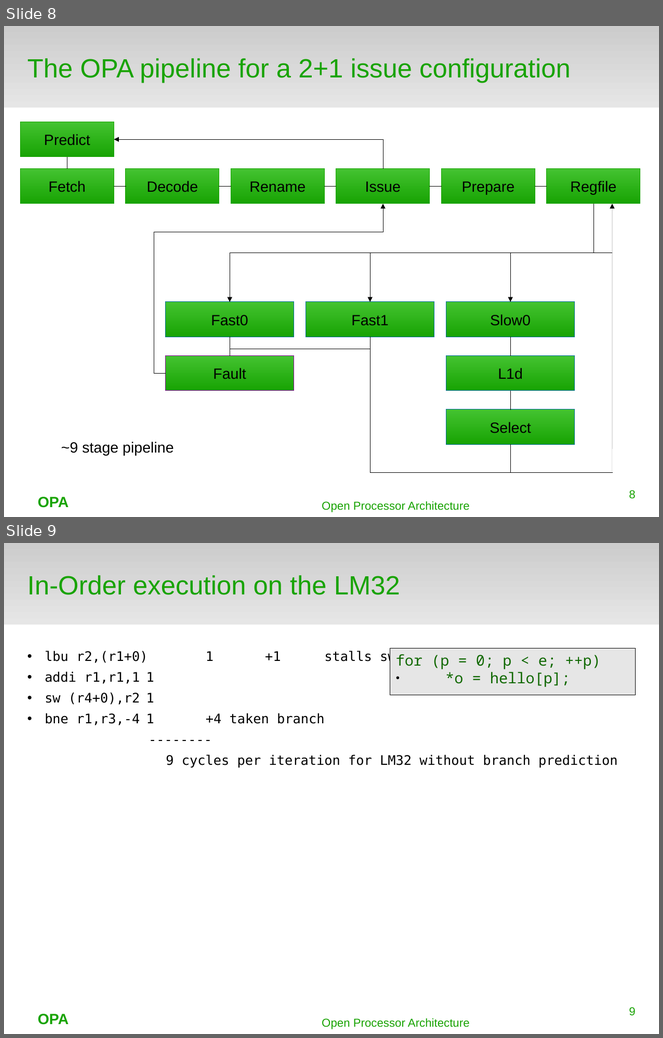
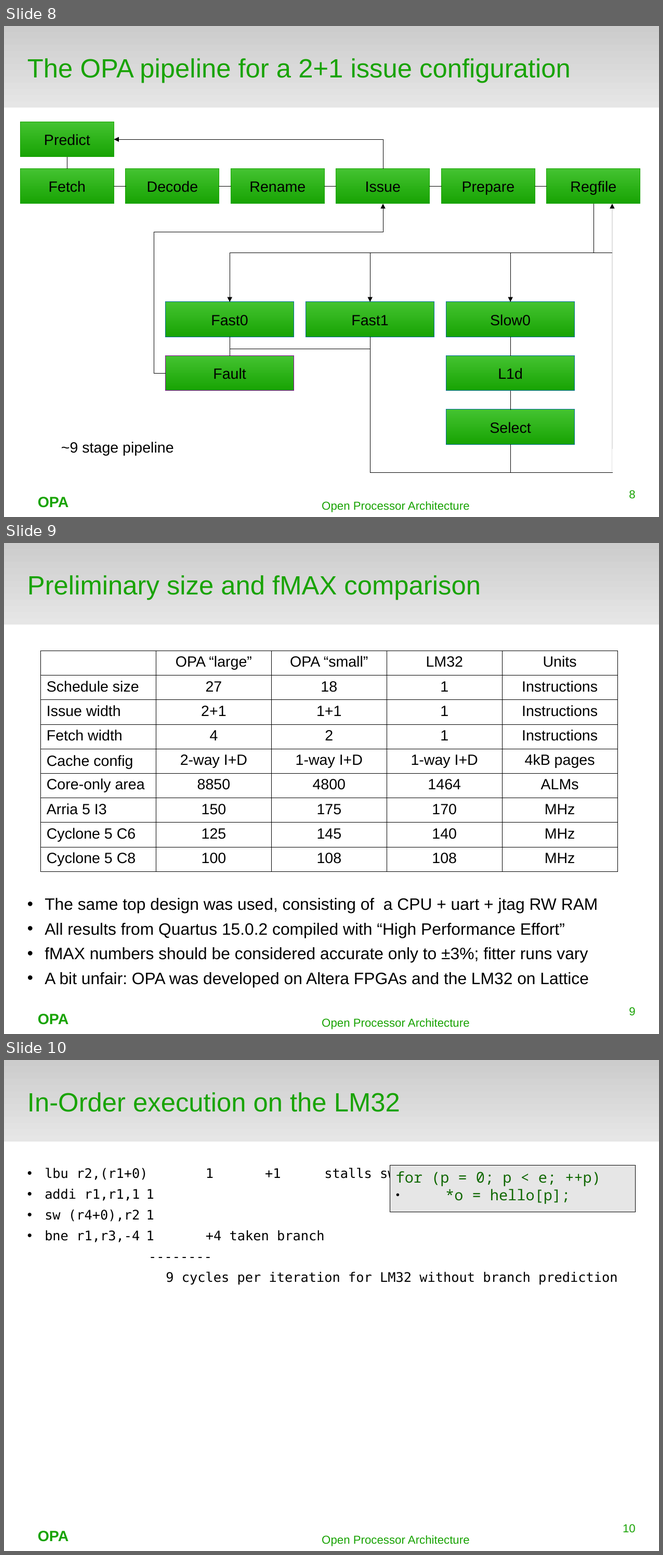
Before and after one commit to terpstra/opa, a slide deck: docs/orconf2015.odp. Shown one above the other, each under a label of ours: slides 8 and 9 before the commit, slides 8, 9 and 10 after it. The pictures are 663x1038 and 663x1555 pixels, drawn with LibreOffice and Linux fonts; fonts in the diff are those of the drawing; background and template pictures are left out. Boxes give left, top, right and bottom in pixels: in the first picture for what was removed or moved away, otherwise in the second. Text is boxed around its words. In the diff, an @@ line names an element or a change of style, - is before the commit and + after.

```diff
--- a/docs/orconf2015.odp
+++ b/docs/orconf2015.odp
@@ slide 9 added at (4, 543, 659, 1034), background #FFFFFF; not listed: 2 template elements that a slide beside it also shows @@
@@ title added at (27, 575, 481, 600), 32 pt, text #18A303 @@
+Preliminary size and fMAX comparison
@@ table added at (41, 651, 618, 872), 9 rows, 5 columns @@
+ | OPA “large” | OPA “small” | LM32 | Units
+Schedule size | 27 | 18 | 1 | Instructions
+Issue width | 2+1 | 1+1 | 1 | Instructions
+Fetch width | 4 | 2 | 1 | Instructions
+Cache config | 2-way I+D | 1-way I+D | 1-way I+D | 4kB pages
+Core-only area | 8850 | 4800 | 1464 | ALMs
+Arria 5 I3 | 150 | 175 | 170 | MHz
+Cyclone 5 C6 | 125 | 145 | 140 | MHz
+Cyclone 5 C8 | 100 | 108 | 108 | MHz
@@ text added at (45, 898, 598, 988), 20 pt, text #000000 @@
+• The same top design was used, consisting of a CPU + uart + jtag RW RAM
+• All results from Quartus 15.0.2 compiled with “High Performance Effort”
+• fMAX numbers should be considered accurate only to ±3%; fitter runs vary
+• A bit unfair: OPA was developed on Altera FPGAs and the LM32 on Lattice
@@ page number added at (629, 1007, 635, 1016), 14 pt, text #18A303 @@
+9
@@ text added at (322, 1019, 470, 1030), 14 pt, text #18A303 @@
+Open Processor Architecture
@@ what was slide 9 is now slide 10 @@
@@ page number at (623, 1524, 636, 1533): text changed @@
-9
+10
```
Also in this commit, not shown: 5 slides changed, 1 other slide added.
